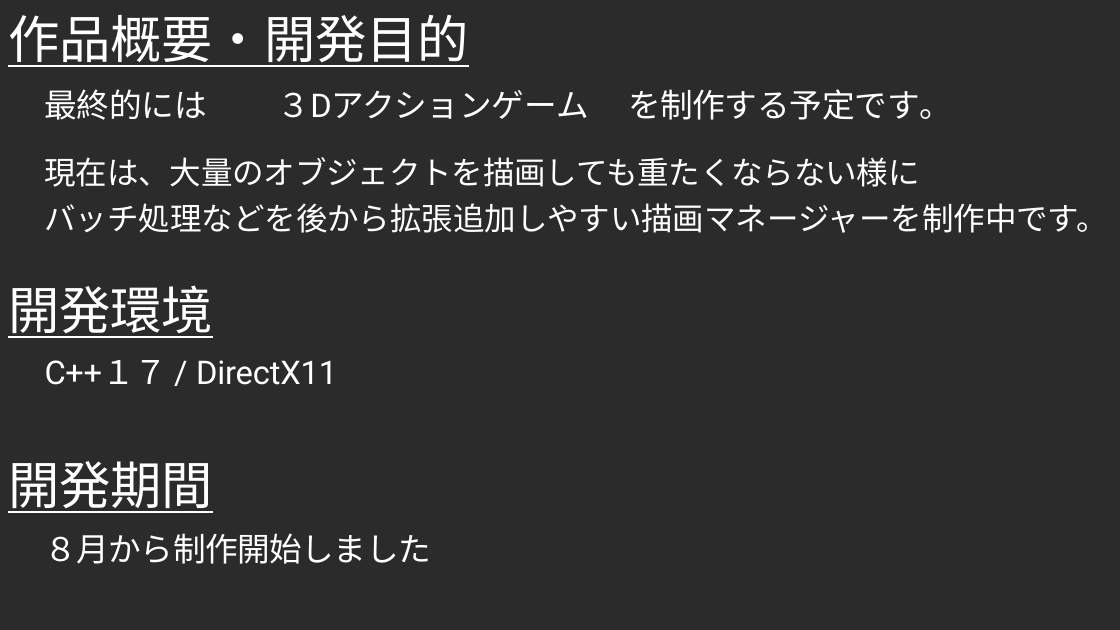
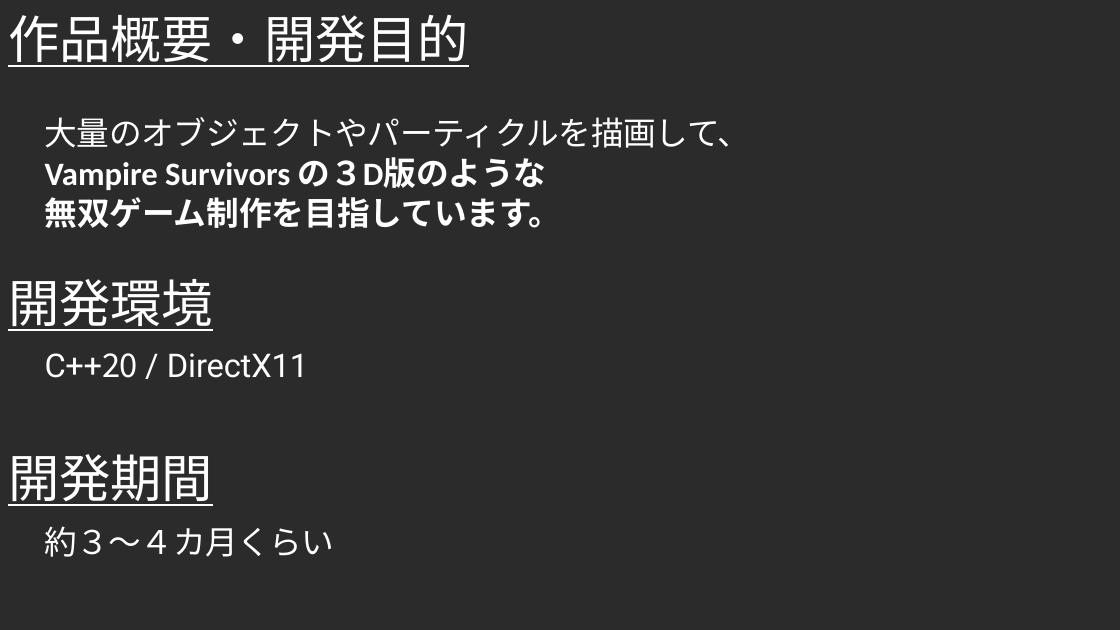
Before and after one commit to Takeshi0106/Action_Game, a slide deck: slide 2 of 就職作品制作アピール.pptx. Drawn at 1120x630 pixels with LibreOffice and Linux fonts; fonts in the diff are those of the drawing; background and template pictures are left out; a plain dark background stands for a picture behind light text. Boxes give left, top, right and bottom in pixels: in the first picture for what was removed or moved away, otherwise in the second. Text is boxed around its words. In the diff, an @@ line names an element or a change of style, - is before the commit and + after.

```diff
--- a/就職作品制作アピール.pptx
+++ b/就職作品制作アピール.pptx
@@ text "大量のオブジェクトやパーティクルを描画して、 Vampire Survivors の３D版のような": place and size @@
-text "大量のオブジェクトやパーティクルを描画して、 Vampire Survivors の３D版のような" at <box>8,89,1108,564</box>
+text "大量のオブジェクトやパーティクルを描画して、 Vampire Survivors の３D版のような" at <box>8,117,751,557</box>
@@ text at <box>45,117,751,228</box>: text changed; size 27 to 28 pt; bold on @@
-最終的には ３Dアクションゲーム を制作する予定です。
-現在は、大量のオブジェクトを描画しても重たくならない様に
-バッチ処理などを後から拡張追加しやすい描画マネージャーを制作中です。
+大量のオブジェクトやパーティクルを描画して、
+Vampire Survivors の３D版のような
+無双ゲーム制作を目指しています。
@@ text at <box>45,353,308,378</box>: text changed @@
-C++１７ / DirectX11
+C++20 / DirectX11
@@ text at <box>45,526,335,557</box>: text changed @@
-８月から制作開始しました
+約３～４カ月くらい
```
Also in this commit, not shown: 3 other slides changed, 1 other file.
